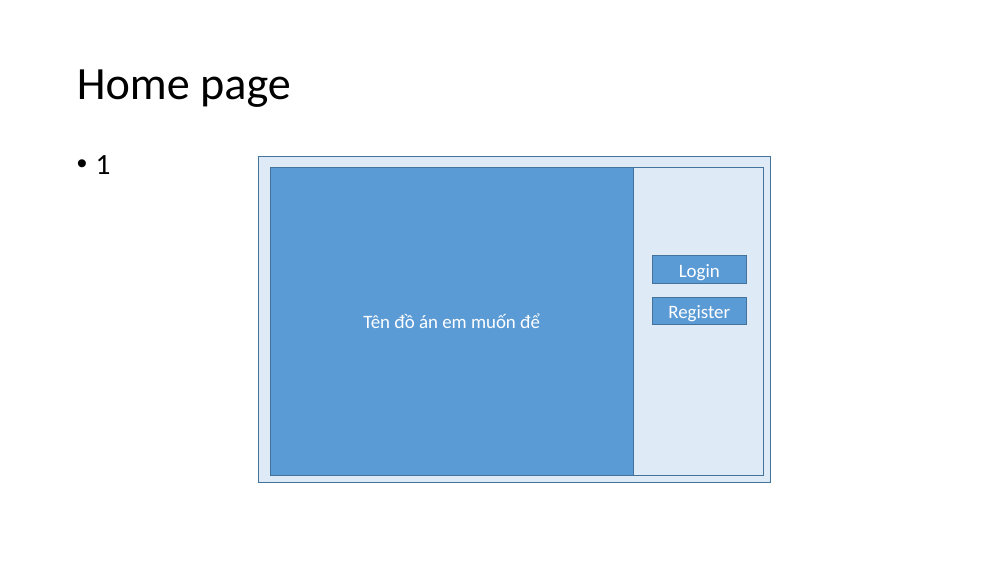
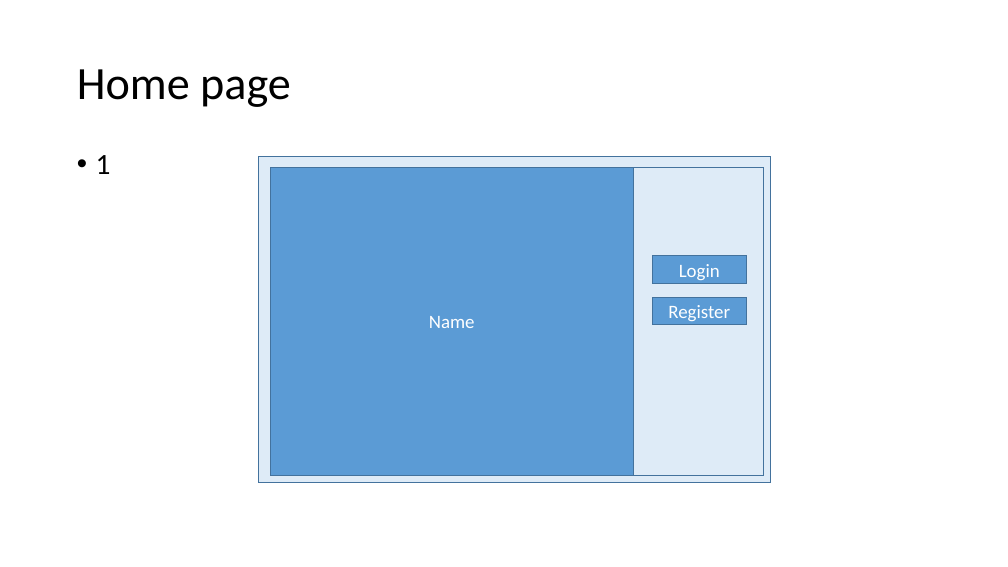
Before and after one commit to Xuantuanncth/TimeKeepong, a slide deck: slide 1 of design/design.pptx. Drawn at 1008x567 pixels with LibreOffice and Linux fonts; fonts in the diff are those of the drawing. Boxes give left, top, right and bottom in pixels: in the first picture for what was removed or moved away, otherwise in the second. Text is boxed around its words. In the diff, an @@ line names an element or a change of style, - is before the commit and + after.

```diff
--- a/design/design.pptx
+++ b/design/design.pptx
@@ text in rectangle at (429,316,475,328): text changed @@
-Tên đồ án em muốn để
+Name
```
Also in this commit, not shown: 4 other slides changed, 1 slide added, 21 other files.
